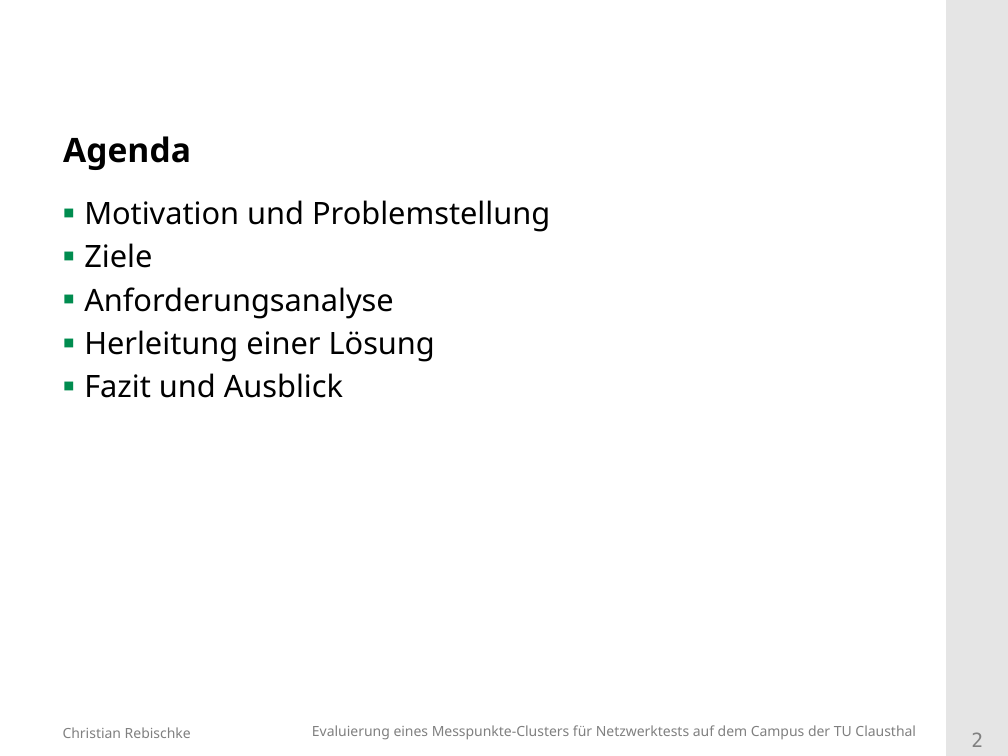
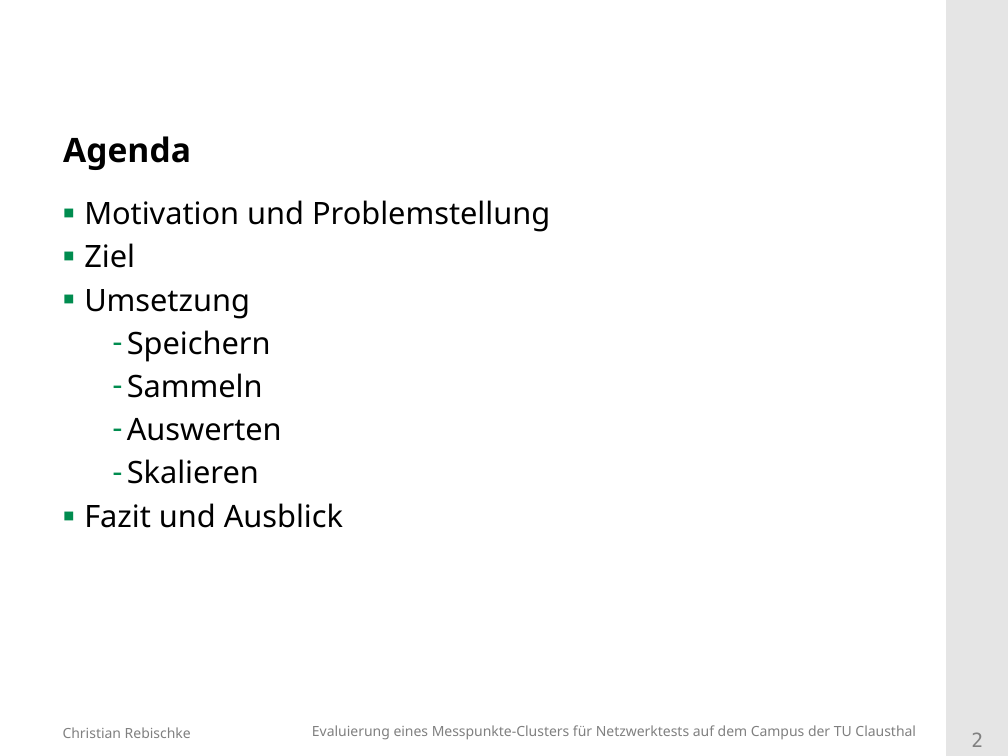
Before and after one commit to shibumi/bachelor-kolloquium, a slide deck: slide 2 of vortrag.odp. Drawn at 1008x756 pixels with LibreOffice and Linux fonts; fonts in the diff are those of the drawing; background and template pictures are left out. Boxes give left, top, right and bottom in pixels: in the first picture for what was removed or moved away, otherwise in the second. Text is boxed around its words. In the diff, an @@ line names an element or a change of style, - is before the commit and + after.

```diff
--- a/vortrag.odp
+++ b/vortrag.odp
@@ text at <box>84,243,282,484</box>: text changed @@
-▪ Ziele
-▪ Anforderungsanalyse
-▪ Herleitung einer Lösung
+▪ Ziel
+▪ Umsetzung
+  – Speichern
+  – Sammeln
+  – Auswerten
+  – Skalieren
```
Also in this commit, not shown: 3 other slides changed, 8 slides added, 5 other files.
